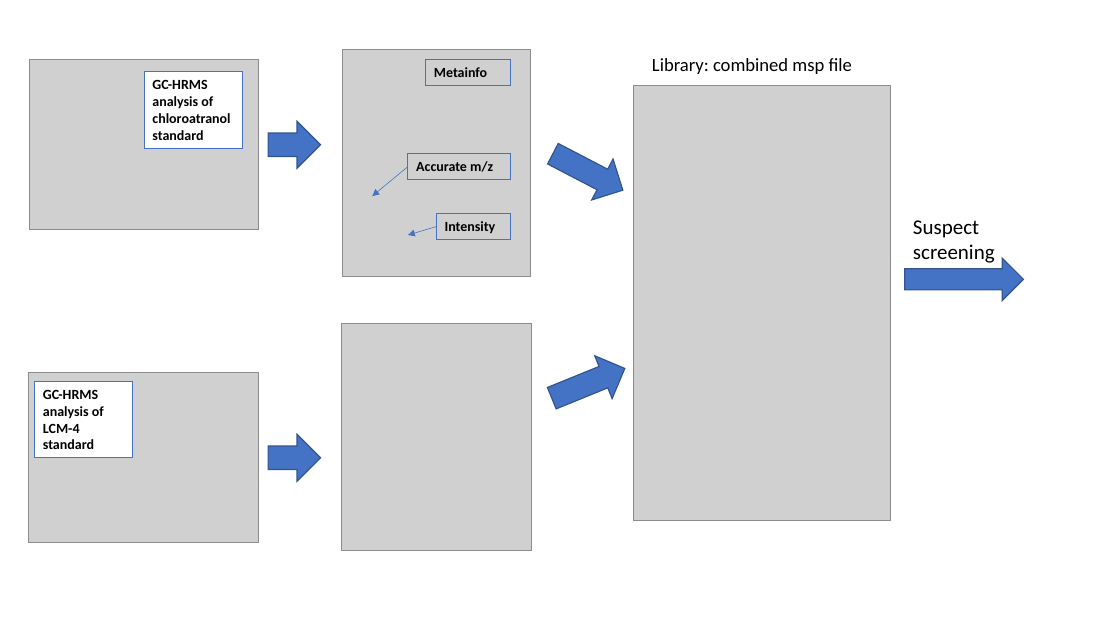
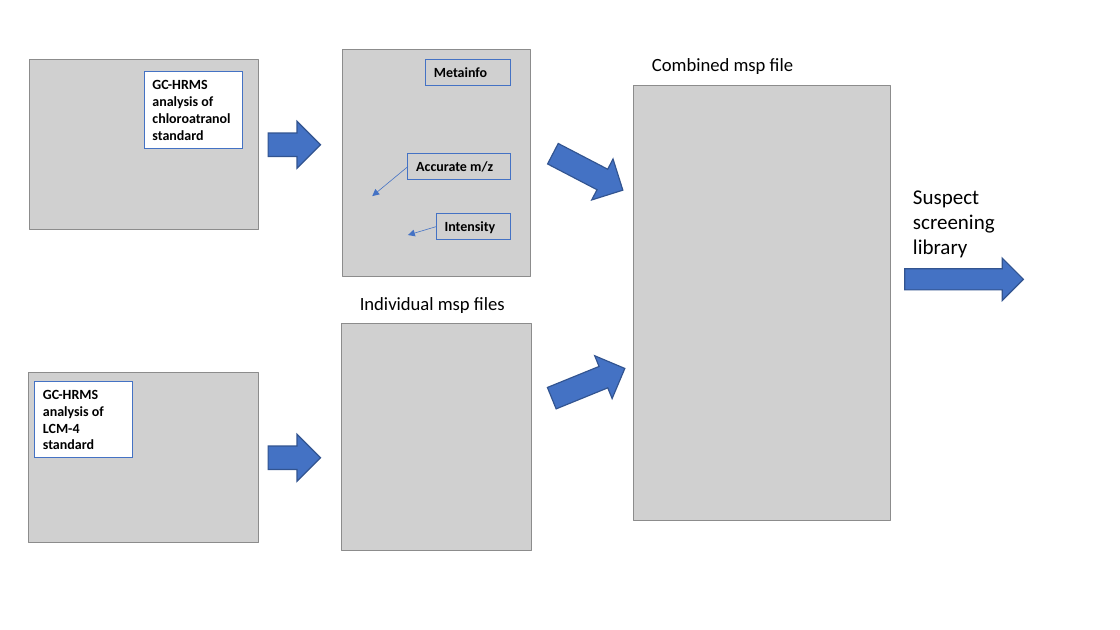
Before and after one commit to WBS-TW/HRMS-SSANTA, a slide deck: slide 2 of images/figures.pptx. Drawn at 1120x630 pixels with LibreOffice and Linux fonts; fonts in the diff are those of the drawing; grey boxes stand for pictures. Boxes give left, top, right and bottom in pixels: in the first picture for what was removed or moved away, otherwise in the second. Text is boxed around its words. In the diff, an @@ line names an element or a change of style, - is before the commit and + after.

```diff
--- a/images/figures.pptx
+++ b/images/figures.pptx
@@ text at [652, 58, 793, 74]: text changed @@
-Library: combined msp file
+Combined msp file
@@ text "Suspect screening": place and size @@
-text "Suspect screening" at [913, 220, 995, 263]
+text "Suspect screening" at [913, 190, 995, 258]
@@ text at [913, 239, 967, 258]: paragraph added @@
+library
@@ text added at [360, 297, 505, 313], 16 pt, text #000000 @@
+Individual msp files
```
Also in this commit, not shown: 1 other file.
